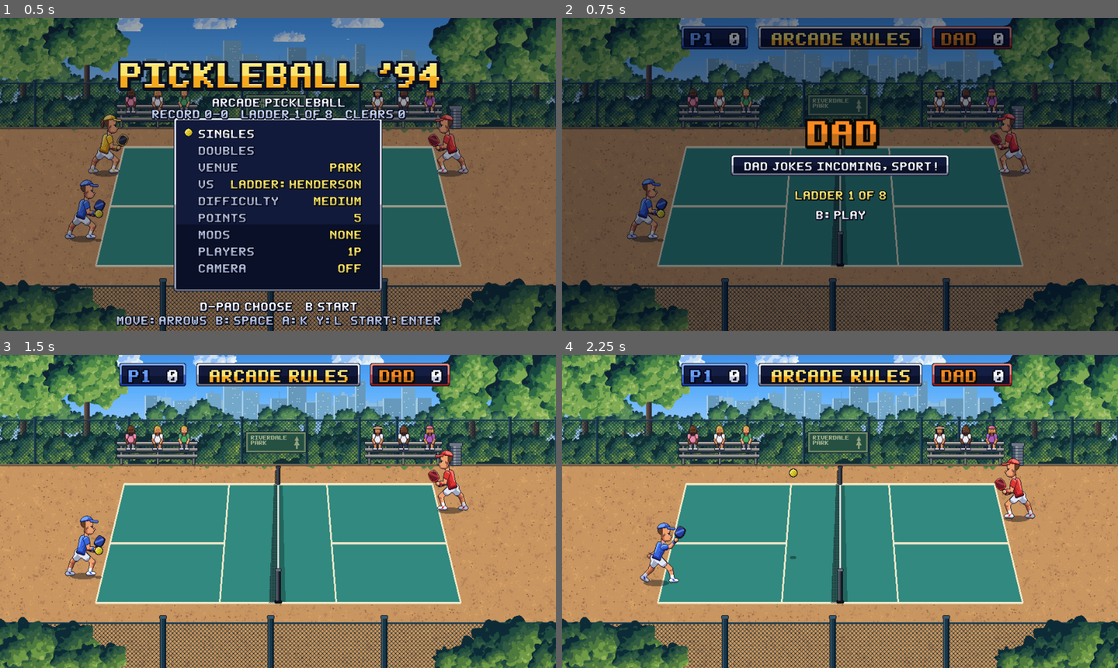
Above: before the commit, frames 1-4 (two rows, left to right).
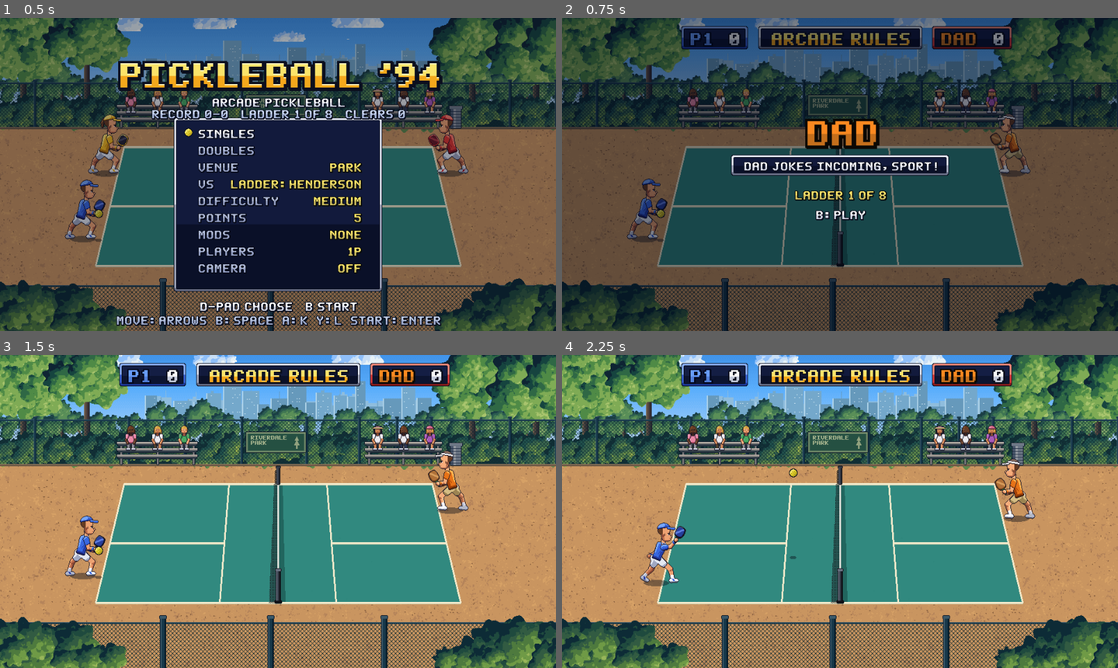
Above: after the commit, the same moments.

Repository: austinthedeveloper/pickleball-port-kit
Game: Godot game, scene res://scenes/main.tscn
The game is run twice, just before and just after one commit, with the same random seed, the same clock (stepped at 60 frames per second) and the same inputs.
Inputs (mouse positions are in pixels of both pictures, inside the frame that each line leads up to):
- Up to frame 1 (0.5 s): no input
- Up to frame 2 (0.75 s): tap Enter (start) at 0.5 s; move the mouse to (962, 158) at 0.52 s; hold D (move_right) from 0.53 s (still down); hold Space (hit) from 0.53 s (still down); click (962, 158) at 0.67 s
- Up to frame 3 (1.5 s): tap Enter (start) at 1.25 s; move the mouse to (166, 527) at 1.27 s; release D (move_right) at 1.28 s; release Space (hit) at 1.28 s; hold S (move_down) from 1.28 s (still down); tap K (drive) at 1.35 s
- Up to frame 4 (2.25 s): tap Space (hit) at 1.55 s; move the mouse to (895, 442) at 2.02 s; release S (move_down) at 2.03 s; hold D (move_right) from 2.03 s (still down); hold Space (hit) from 2.03 s (still down)

Frame 1 is identical in both runs. In frame 2, 0.2% of the frame differs, in the area x 77-84%, y 30-50%; in frame 3, 0.3%; in frame 4, 0.3%, in the area x 77-85%, y 32-52%.

Commit message:
Godot port: ladder opponents' own looks and hats (M4-OPP-04)
Ladder opponents on slots 2-3 now draw from the indexed role sheets
through a palette-swap shader (game/view/palette_swap.gdshader), coloured
from opponents.json by PlayerLook: 5-bit colours expanded like the DAC,
with the deep shirt, deep skin, hair shadow/shine, bright shorts and
shoe shadow derived. Humans and the default CPU keep the team sheets.

The 96 px visor, headband, tricorn and bandana are new role overlay
sheets built in players.py after the SNES hats (visor and headband in
the shoe accent, tricorn in hair with a white trim, bandana in the shirt
ramp). Only the new sheets and the manifest are committed from the
rebuild: the build isn't byte-reproducible (KNOWN_ISSUES #34), so the
existing sheets are kept as they were.

Display only: golden traces unchanged. screenshot.gd takes opp=N.

Co-Authored-By: Claude Opus 5.5 <noreply@anthropic.com>

Diff:
--- a/game/sim/opponents.gd
+++ b/game/sim/opponents.gd
@@ -50,6 +50,12 @@
 	return _teams[i]
 
 
+## A named skin's three 5-bit colours (palette roles 2-4).
+static func skin(name: String) -> Array:
+	_load()
+	return _data["skins"].get(name, _data["skins"]["light"])
+
+
 ## The play style of a CPU slot (match.c match_slot_style): an opponent's
 ## captain/partner on slots 2-3, the partner style for a CPU partnering a
 ## human, else the default CPU.
--- a/game/tests/test_view.gd
+++ b/game/tests/test_view.gd
@@ -146,3 +146,36 @@
 			check(absf((sky[0].position - sky[1]).x) <= absf((ground[0].position - ground[1]).x) + 1,
 				"the sky moves less than the ground")
 		view.queue_free()
+
+
+## M4-OPP-04: ladder opponents wear their own colours and hats (role
+## sheets through the palette swap); the human's side keeps its team sheet.
+func test_ladder_opponents_wear_their_looks() -> void:
+	var pirates := -1
+	for t in Opponents.count():
+		if Opponents.team(t)["players"][0]["hat"] == "tricorn":
+			pirates = t
+	check(pirates >= 0, "a team wears the tricorn")
+	var view := MatchView.new()
+	runner.root.add_child(view)
+	view.setup(TitleScreen.config_for(true, pirates, K.DIFFICULTY_MEDIUM, 11), "park", false)
+	view._physics_process(1.0 / 60.0)
+	check(view._players[0]["look"] == null, "P1 keeps the team sheet")
+	check(view._players[0]["body"].material == null, "no palette swap on P1")
+	var members: Array = Opponents.team(pirates)["players"]
+	for slot in [2, 3]:
+		var m: Dictionary = members[slot - 2]
+		var e: Dictionary = view._players[slot]
+		var body: Sprite2D = e["body"]
+		check(body.texture.resource_path.ends_with("roles/player_%s_body.png" % m["variant"]), "slot %d body" % slot)
+		check(e["cap"].texture.resource_path.ends_with("_%s.png" % m["hat"]), "slot %d wears the %s" % [slot, m["hat"]])
+		var pal: PackedColorArray = body.material.get_shader_parameter("palette")
+		var order: String = view.manifest["sprites"]["players"]["roles"]["order"]
+		eq(pal[order.find("M")], PlayerLook.rgb5(m["shirt"][1]), "slot %d shirt" % slot)
+		eq(pal[order.find("k")], PlayerLook.rgb5(m["shoe"]), "slot %d shoe accent" % slot)
+		check(not pal.has(Color.MAGENTA), "slot %d every role coloured" % slot)
+	view.queue_free()
+
+
+func test_rgb5_expands_like_the_dac() -> void:
+	eq(PlayerLook.rgb5([31, 0, 16]), Color8(255, 0, 132))
--- a/game/tools/screenshot.gd
+++ b/game/tools/screenshot.gd
@@ -1,7 +1,8 @@
 ## Renders a screen for N frames and saves the viewport (needs a display):
-##   godot --path game -s res://tools/screenshot.gd -- <title|singles|doubles|demo> <venue> <frames> <out.png> [human]
+##   godot --path game -s res://tools/screenshot.gd -- <title|singles|doubles|demo> <venue> <frames> <out.png> [human] [opp=N]
 ## "human" leaves P1 human (it serves on its own after the ready delay is
 ## not automatic, so the default makes P1 a bot for a moving picture).
+## "opp=N" plays ladder team N (0-based) in their looks.
 extends SceneTree
 
 var _frames := 0
@@ -26,8 +27,12 @@
 		var m := MatchView.new()
 		root.add_child(m)
 		var cfg := SimTypes.MatchConfig.doubles() if mode == "doubles" else SimTypes.MatchConfig.singles()
+		for arg in a.slice(4):
+			if arg.begins_with("opp="):
+				cfg = TitleScreen.config_for(mode == "doubles", int(arg.substr(4)),
+					cfg.difficulty, cfg.points_to_win)
 		m.setup(cfg, venue, mode == "demo")
-		if mode != "demo" and not (a.size() > 4 and a[4] == "human"):
+		if mode != "demo" and not "human" in a.slice(4):
 			m.sim.p1_bot = true
 		_view = m
 	process_frame.connect(_tick)
--- a/game/view/match_view.gd
+++ b/game/view/match_view.gd
@@ -45,7 +45,7 @@
 var _fx: Node2D
 var _crowd: Array = []           # [Sprite2D, base_region, person]
 var _crowd_cheer := 0
-var _players: Array = []         # per slot: {root, body, cap, shadow, choice}
+var _players: Array = []         # per slot: {root, body, cap, shadow, choice, look}
 var _ball_root: Node2D
 var _ball_sprite: Sprite2D
 var _ball_shadow: Sprite2D
@@ -176,9 +176,18 @@
 		var variant := "female" if sim.config.variant[i] == K.VARIANT_FEMALE else "male"
 		var root := Node2D.new()
 		var body := Sprite2D.new()
-		body.texture = _sheet(variant, team_name, false)
 		var cap := Sprite2D.new()
-		cap.texture = _sheet(variant, team_name, true)
+		var look := PlayerLook.for_slot(sim.config, i, manifest)
+		if look:
+			# a ladder opponent: role sheets in their colours, their hat
+			body.texture = _tex(look.body_sheet(manifest))
+			var hat := look.hat_sheet(manifest)
+			cap.texture = _tex(hat) if hat != "" else null
+			body.material = look.material()
+			cap.material = body.material
+		else:
+			body.texture = _sheet(variant, team_name, false)
+			cap.texture = _sheet(variant, team_name, true)
 		for s in [body, cap]:
 			s.centered = false
 			s.region_enabled = true
@@ -193,6 +202,7 @@
 		entry["cap"] = cap
 		entry["shadow"] = shadow
 		entry["choice"] = "standard"
+		entry["look"] = look
 		_players.append(entry)
 
 
@@ -405,7 +415,10 @@
 			s.region_rect = Rect2(idx * FRAME, 0, FRAME, FRAME)
 			s.flip_h = flip
 			s.offset = -Vector2((FRAME - 1 - ANCHOR.x) if flip else ANCHOR.x, ANCHOR.y)
-		e["body"].modulate = Color(1.8, 1.8, 1.8) if p.flash_timer > 0 else Color.WHITE
+		if e["look"]:
+			e["body"].material.set_shader_parameter("brighten", 1.8 if p.flash_timer > 0 else 1.0)
+		else:
+			e["body"].modulate = Color(1.8, 1.8, 1.8) if p.flash_timer > 0 else Color.WHITE
 	var b := sim.ball
 	var show := b.active != 0 and sim.phase != K.PHASE_MATCH_RESULT
 	_ball_root.visible = show
--- /dev/null
+++ b/game/view/palette_swap.gdshader
@@ -0,0 +1,14 @@
+// Colours an indexed role sheet (manifest sprites.players.roles): each
+// pixel's red is its role index * 8 / 255, index 0 transparent. The
+// palette is one colour per role, from PlayerLook.
+shader_type canvas_item;
+
+uniform vec4 palette[32];
+// The hit flash (the team sheets use modulate for it).
+uniform float brighten = 1.0;
+
+void fragment() {
+	vec4 t = texture(TEXTURE, UV);
+	int i = clamp(int(round(t.r * 255.0 / 8.0)), 0, 31);
+	COLOR = vec4(palette[i].rgb * brighten, t.a);
+}
--- /dev/null
+++ b/game/view/player_look.gd
@@ -0,0 +1,97 @@
+## A ladder opponent's look (M4-OPP-04): their colours from opponents.json
+## as a palette for the indexed role sheets, and their hat. Display only.
+class_name PlayerLook
+extends RefCounted
+
+const SHADER := preload("res://view/palette_swap.gdshader")
+const ROLE_COUNT := 32
+
+var variant := "male"
+var hat := "cap"                 ## "cap", a manifest roles hat, or "hair" (none)
+var palette := PackedColorArray()
+
+
+## The look of a slot, or null for the team-colour sheets: ladder
+## opponents on slots 2-3 (the same members config_for picks).
+static func for_slot(cfg: SimTypes.MatchConfig, slot: int, manifest: Dictionary) -> PlayerLook:
+	if cfg.opponent < 0 or cfg.opponent >= Opponents.count() or cfg.human[2] or slot < 2:
+		return null
+	var members: Array = Opponents.team(cfg.opponent)["players"]
+	var m: Dictionary = members[mini(slot - 2, members.size() - 1)]
+	return from_member(m, manifest)
+
+
+static func from_member(m: Dictionary, manifest: Dictionary) -> PlayerLook:
+	var look := PlayerLook.new()
+	look.variant = String(m.get("variant", "male"))
+	look.hat = String(m.get("hat", "cap"))
+	var roles: Dictionary = manifest["sprites"]["players"]["roles"]
+	var pals: Dictionary = JSON.parse_string(FileAccess.get_file_as_string(
+		"res://assets/levels/" + String(roles["palettes"])))
+	look.palette = palette_for(m, String(roles["order"]), pals)
+	return look
+
+
+## Roles a pre-coloured sheet takes from palettes.json (base, the paddle)
+## and the rest from the member's 5-bit colours. The SNES roles have fewer
+## steps than the 960x540 ones, so the deep shirt (D), deep skin (1), hair
+## shadow and shine (h, i), bright shorts (W) and shoe shadow (K) are
+## derived from their neighbours.
+static func palette_for(m: Dictionary, order: String, pals: Dictionary) -> PackedColorArray:
+	var c := {".": Color.TRANSPARENT}
+	for src in [pals["base"], pals["paddles"].get(String(m.get("paddle", "blue")), pals["paddles"]["blue"])]:
+		for k in src:
+			c[k] = _rgb8(src[k])
+	var skin: Array = Opponents.skin(String(m.get("skin", "light")))
+	c["2"] = rgb5(skin[0])
+	c["3"] = rgb5(skin[1])
+	c["4"] = rgb5(skin[2])
+	c["1"] = c["2"].darkened(0.3)
+	var shirt: Array = m["shirt"]
+	c["d"] = rgb5(shirt[0])
+	c["M"] = rgb5(shirt[1])
+	c["L"] = rgb5(shirt[2])
+	c["D"] = c["d"].darkened(0.38)
+	var shorts: Array = m["shorts"]
+	c["q"] = rgb5(shorts[0])
+	c["w"] = rgb5(shorts[1])
+	c["W"] = c["w"].lerp(Color.WHITE, 0.5)
+	c["H"] = rgb5(m["hair"])
+	c["h"] = c["H"].darkened(0.4)
+	c["i"] = c["H"].lerp(Color.WHITE, 0.3)
+	c["k"] = rgb5(m["shoe"])
+	c["K"] = c["k"].darkened(0.28)
+	var out := PackedColorArray()
+	out.resize(ROLE_COUNT)
+	for i in order.length():
+		out[i] = c.get(order[i], Color.MAGENTA)
+	return out
+
+
+## A 5-bit SNES colour, expanded the way the PPU's DAC reads it (v << 3 | v >> 2).
+static func rgb5(v: Array) -> Color:
+	var r: int = v[0]
+	var g: int = v[1]
+	var b: int = v[2]
+	return Color8((r << 3) | (r >> 2), (g << 3) | (g >> 2), (b << 3) | (b >> 2))
+
+
+static func _rgb8(v: Array) -> Color:
+	return Color8(int(v[0]), int(v[1]), int(v[2]))
+
+
+## The role sheets (hat "" for bareheaded) and one material for both.
+func body_sheet(manifest: Dictionary) -> String:
+	return manifest["sprites"]["players"]["roles"]["files"][variant]["body"]
+
+
+func hat_sheet(manifest: Dictionary) -> String:
+	var files: Dictionary = manifest["sprites"]["players"]["roles"]["files"][variant]
+	return files.get(hat, "")
+
+
+func material() -> ShaderMaterial:
+	var mat := ShaderMaterial.new()
+	mat.shader = SHADER
+	mat.set_shader_parameter("palette", palette)
+	return mat
Not shown, changed: game/assets/levels/manifest.json
Binary file added: game/assets/levels/sprites/players/roles/player_female_bandana.png
Not shown, added: game/assets/levels/sprites/players/roles/player_female_bandana.png.import
Binary file added: game/assets/levels/sprites/players/roles/player_female_headband.png
Not shown, added: game/assets/levels/sprites/players/roles/player_female_headband.png.import
Binary file added: game/assets/levels/sprites/players/roles/player_female_tricorn.png
Not shown, added: game/assets/levels/sprites/players/roles/player_female_tricorn.png.import
Binary file added: game/assets/levels/sprites/players/roles/player_female_visor.png
Not shown, added: game/assets/levels/sprites/players/roles/player_female_visor.png.import
Binary file added: game/assets/levels/sprites/players/roles/player_male_bandana.png
Not shown, added: game/assets/levels/sprites/players/roles/player_male_bandana.png.import
Binary file added: game/assets/levels/sprites/players/roles/player_male_headband.png
(and 20 more such lines)
